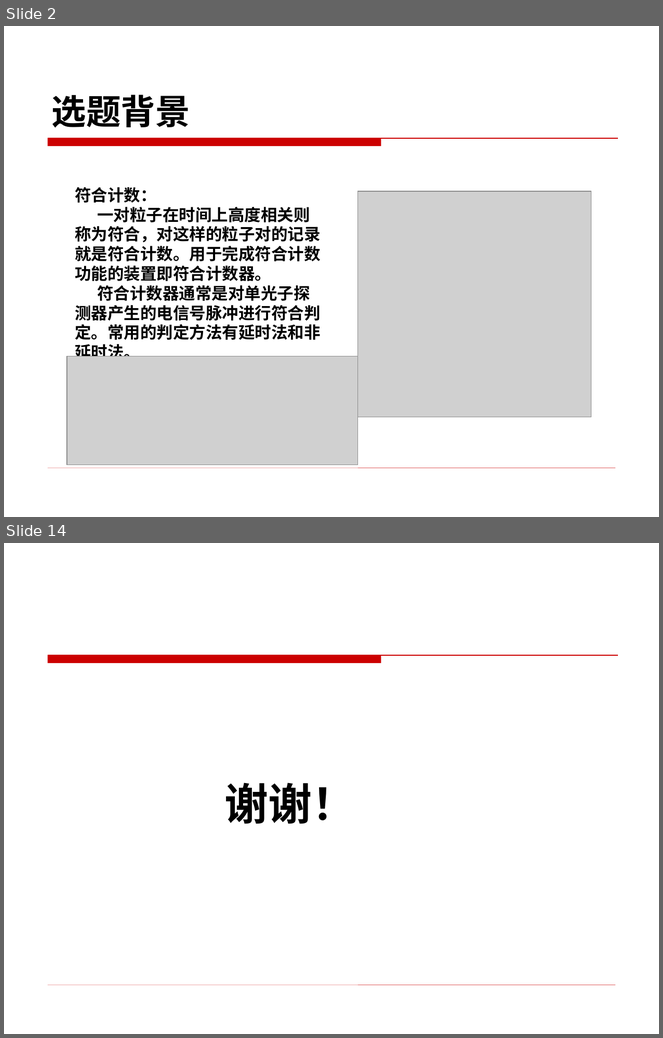
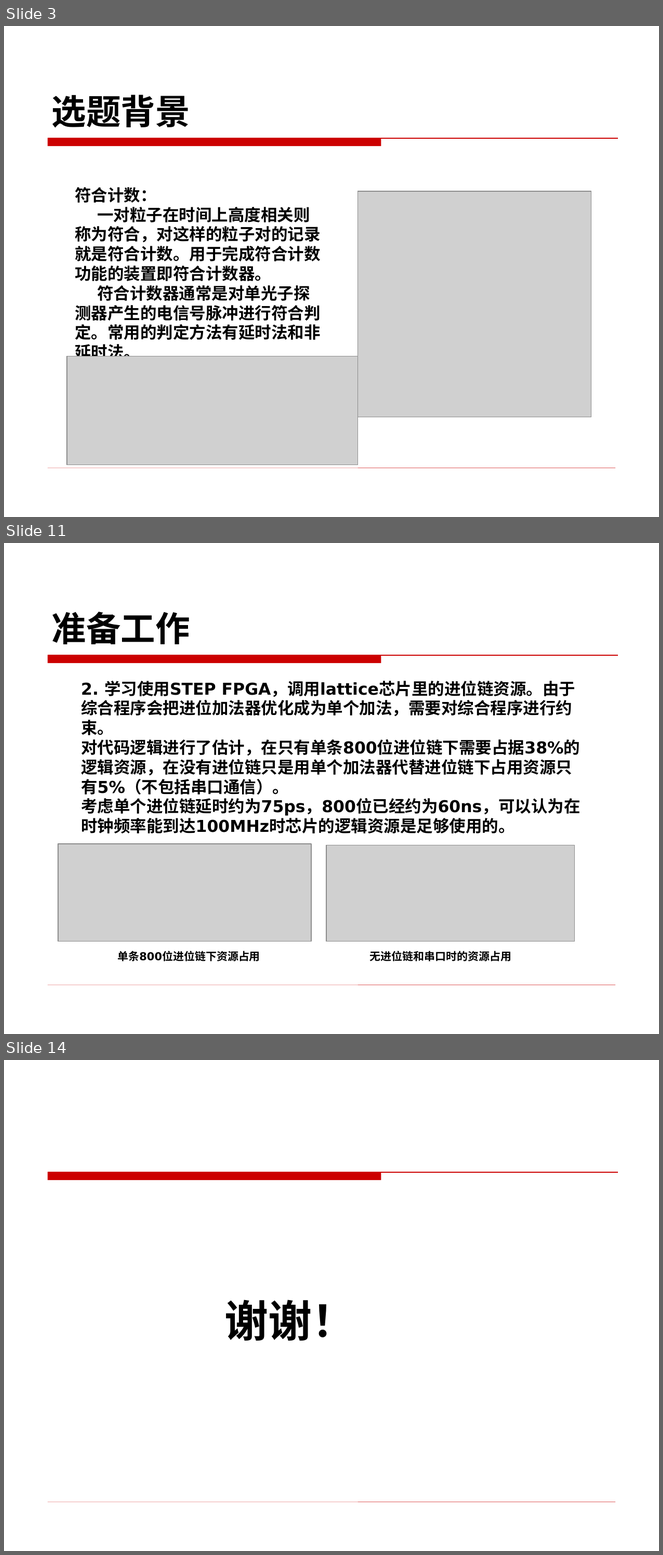
Before and after one commit to BevisGX/git, a slide deck: 开题PPT_宾光祥.ppt. Shown one above the other, each under a label of ours: slides 2 and 14 before the commit, slides 3, 11 and 14 after it; the slides between them are not shown. The pictures are 663x1038 and 663x1555 pixels, drawn with LibreOffice and Linux fonts; fonts in the diff are those of the drawing; grey boxes stand for pictures; background and template pictures are left out. Boxes give left, top, right and bottom in pixels: in the first picture for what was removed or moved away, otherwise in the second. Text is boxed around its words. In the diff, an @@ line names an element or a change of style, - is before the commit and + after.

```diff
--- a/开题PPT_宾光祥.ppt
+++ b/开题PPT_宾光祥.ppt
@@ slide 11 added at [4, 543, 659, 1034], background picture (left out); not listed: 2 template elements that a slide beside it also shows @@
@@ title added at [52, 612, 190, 644], 38 pt, text #000000, bold @@
+准备工作
@@ text added at [81, 681, 580, 834], 18 pt, text #000000, bold @@
+2. 学习使用STEP FPGA，调用lattice芯片里的进位链资源。由于综合程序会把进位加法器优化成为单个加法，需要对综合程序进行约束。
+对代码逻辑进行了估计，在只有单条800位进位链下需要占据38%的逻辑资源，在没有进位链只是用单个加法器代替进位链下占用资源只有5%（不包括串口通信）。
+考虑单个进位链延时约为75ps，800位已经约为60ns，可以认为在时钟频率能到达100MHz时芯片的逻辑资源是足够使用的。
@@ picture added at [59, 845, 311, 942] @@
@@ picture added at [326, 846, 574, 942] @@
@@ text added at [117, 951, 260, 962], 12 pt, text #000000, bold @@
+单条800位进位链下资源占用
@@ text added at [370, 951, 512, 962], 12 pt, text #000000, bold @@
+无进位链和串口时的资源占用
@@ what was slide 2 is now slide 3 @@
```
Also in this commit, not shown: 5 slides changed, 6 other slides added, 7 slides removed, 1 other file.
